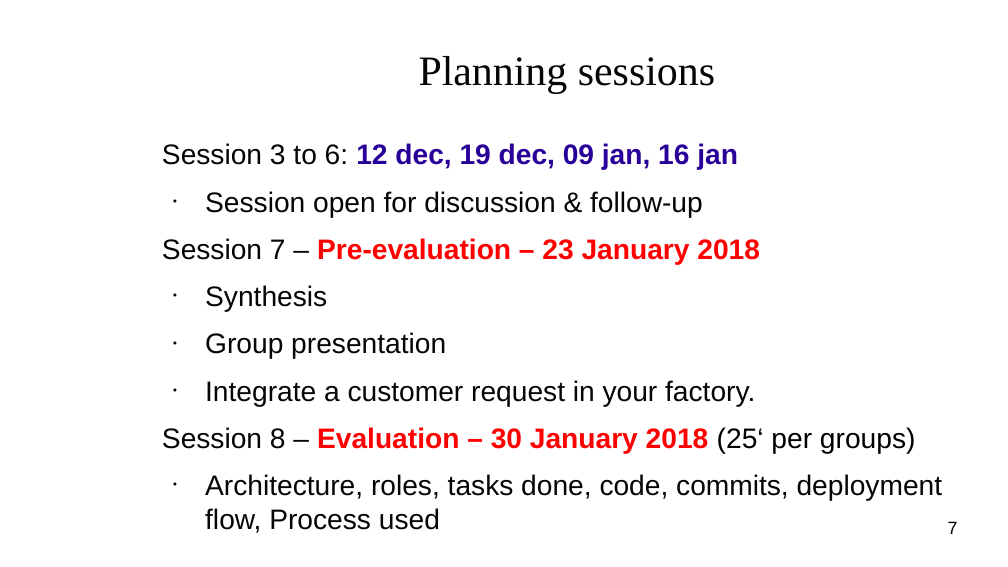
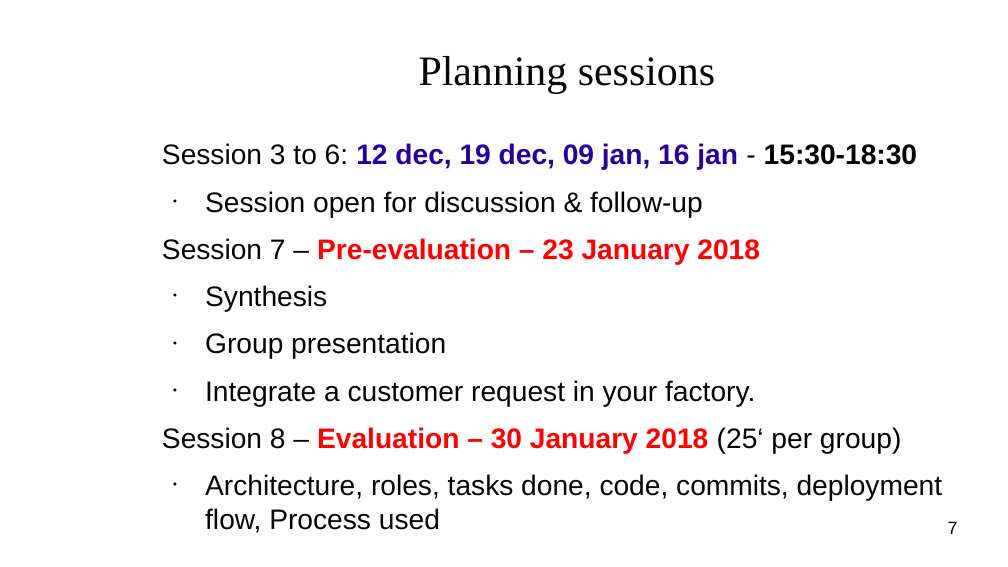
Before and after one commit to uggla/cloud_native_app, a slide deck: slide 7 of doc/DevOps-Project-2017.odp. Drawn at 1008x567 pixels with LibreOffice and Linux fonts; fonts in the diff are those of the drawing; background and template pictures are left out. Boxes give left, top, right and bottom in pixels: in the first picture for what was removed or moved away, otherwise in the second. Text is boxed around its words. In the diff, an @@ line names an element or a change of style, - is before the commit and + after.

```diff
--- a/doc/DevOps-Project-2017.odp
+++ b/doc/DevOps-Project-2017.odp
@@ text at <box>162,143,917,169</box>: text changed @@
-Session 3 to 6: 12 dec, 19 dec, 09 jan, 16 jan
+Session 3 to 6: 12 dec, 19 dec, 09 jan, 16 jan - 15:30-18:30
@@ text at <box>162,427,901,453</box>: text changed @@
-Session 8 – Evaluation – 30 January 2018 (25‘ per groups)
+Session 8 – Evaluation – 30 January 2018 (25‘ per group)
```
Also in this commit, not shown: 1 other slide changed, 1 other file.
